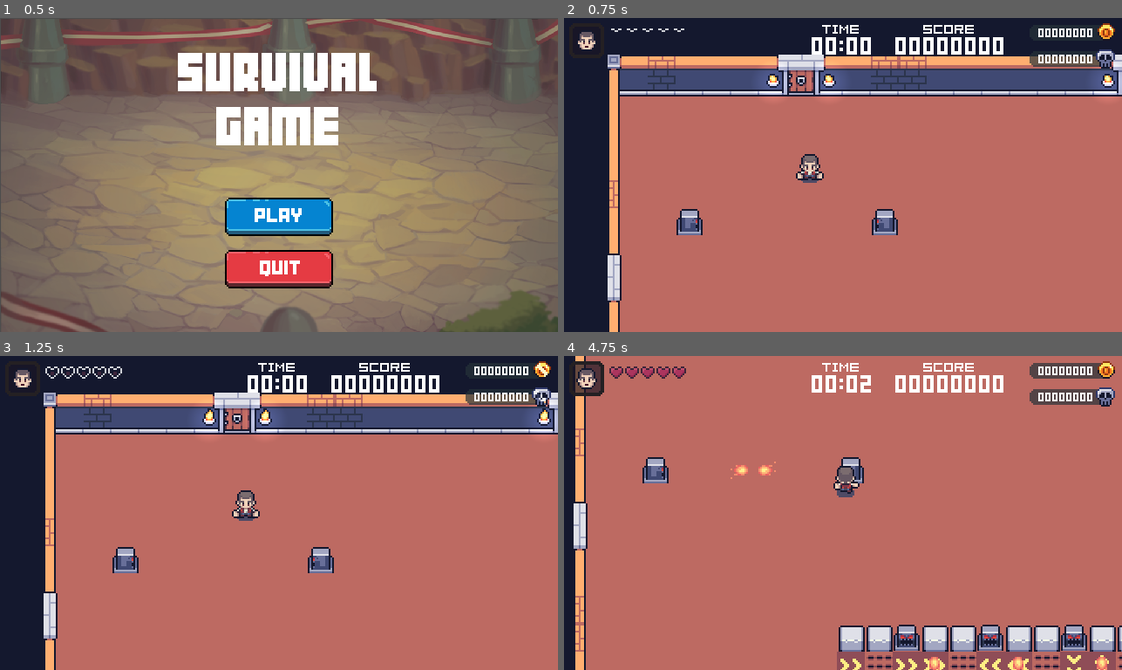
Above: before the commit, frames 1-4 (two rows, left to right).
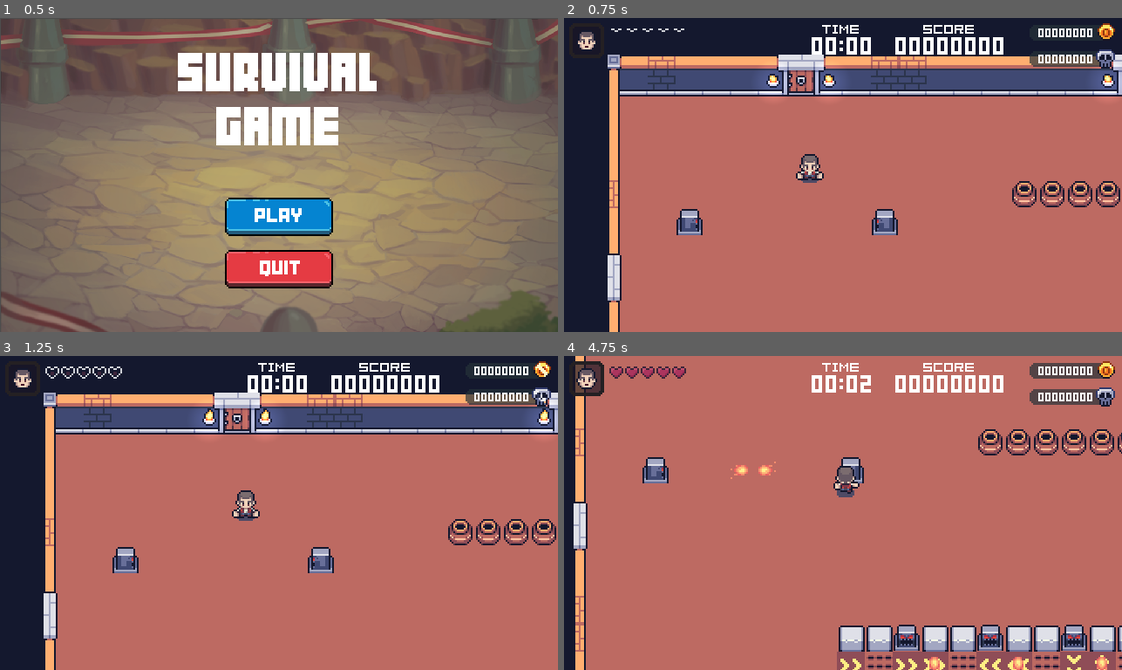
Above: after the commit, the same moments.

Repository: angelomsq/survival-godot
Game: Godot game, scene res://scenes/title_screen.tscn
Two runs of this game, one before a commit and one after it. Both use one fixed random seed, a clock stepped at 60 frames per second and the inputs below.
Inputs (mouse positions are in pixels of both pictures, inside the frame that each line leads up to):
- Up to frame 1 (0.5 s): no input
- Up to frame 2 (0.75 s): click (843, 215) at 0.5 s
- Up to frame 3 (1.25 s): no input
- Up to frame 4 (4.75 s): tap Enter (pause) at 1.25 s; hold Right (move_right) 1.28-2 s; tap Space (attack) at 1.35, 3.6 s; click (843, 588) at 2 s; hold Down (move_down) 2.78-3.53 s; tap Shift (roll) at 2.85, 4.35 s; hold Right (move_right) 3.53-4.28 s; hold Up (move_up) from 4.28 s (still down)

Frame 1 is identical in both runs. In frame 2, 1.0% of the frame differs, in the area x 80-100%, y 51-61%; in frame 3, 1.0%; in frame 4, 1.3%, in the area x 74-100%, y 23-32%.

Commit message:
create vessel and refactor Dropables

Diff:
--- a/scenes/dungeon.tscn
+++ b/scenes/dungeon.tscn
@@ -9,8 +9,9 @@
 [ext_resource type="PackedScene" uid="uid://wndec48gqjb5" path="res://scenes/misc/shooting_trap.tscn" id="4_5onwa"]
 [ext_resource type="PackedScene" uid="uid://jmjaeien3xul" path="res://scenes/misc/moving_floor.tscn" id="4_i7wyg"]
 [ext_resource type="PackedScene" uid="uid://dm3xe17t7u5od" path="res://scenes/gui/game_over_screen.tscn" id="5_bap3t"]
-
-[sub_resource type="Shader" id="Shader_5i5la"]
+[ext_resource type="PackedScene" uid="uid://cpo5j42a4m1cf" path="res://scenes/misc/vessel.tscn" id="6_is0q3"]
+
+[sub_resource type="Shader" id="Shader_e3n1a"]
 resource_local_to_scene = true
 code = "// Flashing Shader
 // Overlays/Mixes between an animated color A and color B (alpha of each controls mix amount)
@@ -255,6 +256,27 @@
 
 [node name="SpikeTrap12" parent="Map/Spikes" instance=ExtResource("3_hr8m4")]
 position = Vector2(344, 264)
+
+[node name="Vessel" parent="Map" instance=ExtResource("6_is0q3")]
+position = Vector2(264, 104)
+
+[node name="Vessel4" parent="Map" instance=ExtResource("6_is0q3")]
+position = Vector2(280, 104)
+
+[node name="Vessel5" parent="Map" instance=ExtResource("6_is0q3")]
+position = Vector2(296, 104)
+
+[node name="Vessel6" parent="Map" instance=ExtResource("6_is0q3")]
+position = Vector2(328, 104)
+
+[node name="Vessel7" parent="Map" instance=ExtResource("6_is0q3")]
+position = Vector2(360, 104)
+
+[node name="Vessel2" parent="Map" instance=ExtResource("6_is0q3")]
+position = Vector2(312, 104)
+
+[node name="Vessel3" parent="Map" instance=ExtResource("6_is0q3")]
+position = Vector2(344, 104)
 
 [node name="CameraLevel" parent="." instance=ExtResource("3_3wneb")]
 process_mode = 1
--- /dev/null
+++ b/scenes/misc/vessel.tscn
@@ -0,0 +1,66 @@
+[gd_scene load_steps=11 format=3 uid="uid://cpo5j42a4m1cf"]
+
+[ext_resource type="Texture2D" uid="uid://r4h2di36f5o2" path="res://assets/objects/Vessel.png" id="1_j0vu5"]
+[ext_resource type="Script" path="res://scripts/vessel.gd" id="1_umscj"]
+[ext_resource type="Texture2D" uid="uid://b4il41ykh2p1x" path="res://assets/fire-effects.png" id="2_bw38w"]
+[ext_resource type="Script" path="res://scripts/hurtbox.gd" id="4_1ikox"]
+
+[sub_resource type="AtlasTexture" id="AtlasTexture_3lww1"]
+atlas = ExtResource("2_bw38w")
+region = Rect2(160, 80, 16, 16)
+
+[sub_resource type="AtlasTexture" id="AtlasTexture_u7n6h"]
+atlas = ExtResource("2_bw38w")
+region = Rect2(176, 80, 16, 16)
+
+[sub_resource type="AtlasTexture" id="AtlasTexture_14vtw"]
+atlas = ExtResource("2_bw38w")
+region = Rect2(192, 80, 16, 16)
+
+[sub_resource type="SpriteFrames" id="SpriteFrames_pv0d5"]
+animations = [{
+"frames": [{
+"duration": 1.0,
+"texture": ExtResource("1_j0vu5")
+}],
+"loop": true,
+"name": &"default",
+"speed": 5.0
+}, {
+"frames": [{
+"duration": 1.0,
+"texture": SubResource("AtlasTexture_3lww1")
+}, {
+"duration": 1.0,
+"texture": SubResource("AtlasTexture_u7n6h")
+}, {
+"duration": 1.0,
+"texture": SubResource("AtlasTexture_14vtw")
+}],
+"loop": false,
+"name": &"destroy",
+"speed": 8.0
+}]
+
+[sub_resource type="CircleShape2D" id="CircleShape2D_uca2b"]
+radius = 8.0
+
+[sub_resource type="CircleShape2D" id="CircleShape2D_fadg5"]
+radius = 7.0
+
+[node name="Vessel" type="StaticBody2D"]
+script = ExtResource("1_umscj")
+
+[node name="AnimatedSprite2D" type="AnimatedSprite2D" parent="."]
+sprite_frames = SubResource("SpriteFrames_pv0d5")
+autoplay = "default"
+
+[node name="CollisionShape2D" type="CollisionShape2D" parent="."]
+shape = SubResource("CircleShape2D_uca2b")
+
+[node name="HurtBox" type="Area2D" parent="."]
+script = ExtResource("4_1ikox")
+
+[node name="CollisionShape2D" type="CollisionShape2D" parent="HurtBox"]
+shape = SubResource("CircleShape2D_fadg5")
+debug_color = Color(0.709814, 0.486249, 0, 0.42)
--- /dev/null
+++ b/scripts/dropable.gd
@@ -0,0 +1,52 @@
+class_name Dropable
+extends Object
+#Items
+const COIN = preload("res://scenes/misc/coin.tscn")
+const HEART = preload("res://scenes/misc/heart.tscn")
+const ITEMS = {
+	"coin": COIN,
+	"heart": HEART
+}
+
+var rates: Dictionary
+var owner: Node2D
+var drop_types: Array[Dictionary]
+
+func _init(_owner: Node2D, _rates = { "coin": 50, "heart": 10 }) -> void:
+	owner = _owner
+	rates = _rates
+	_set_drop_types()
+	print(drop_types)
+
+func _set_drop_types() -> void:
+	var items = ITEMS.keys()
+	var count = 0
+	for item in items:
+		if rates.has(item) and rates[item] > 0:
+			drop_types.append({
+				"name": item,
+				"drops": ITEMS[item],
+				"rate": [ count+1, count + rates[item] ]
+			})
+			count += rates[item]
+	if count < 100:
+		drop_types.append({
+			"name": "none",
+			"drops": null,
+			"rate": [count+1, 100]
+		})
+
+func _get_random_drop() -> Dictionary:
+	var random_percent = randi_range(1,100)
+	var random_type = drop_types.filter(func(item): return random_percent >= item.rate[0] and random_percent <= item.rate[1])[0]
+	return random_type
+
+func drop_item() -> void:
+	var new_drop: Item
+	var item = _get_random_drop()
+	if not item.drops:
+		return
+
+	new_drop = item.drops.instantiate()
+	owner.get_parent().add_child(new_drop)
+	new_drop.global_position = owner.global_position
--- a/scripts/enemy.gd
+++ b/scripts/enemy.gd
@@ -1,19 +1,14 @@
 class_name Enemy
 extends Character
 
-var drops := "none"
+var dropable = Dropable.new(self)
 var target: Node2D = null
 var vision_area: VisionArea
 var navigation_agent: NavigationAgent2D
 var is_smart := false
+
 const SMOKE_EFFECT = preload("res://scenes/effects/smoke_effect.tscn")
-const COIN = preload("res://scenes/misc/coin.tscn")
-const HEART = preload("res://scenes/misc/heart.tscn")
-const drop_types = [
-	{ "name": "coin", "rate": [1, 50] },
-	{ "name": "heart", "rate": [51, 60] },
-	{ "name": "none", "rate": [61, 100] },
-]
+
 func _physics_process(delta) -> void:
 	match state:
 		States.IDLE, States.WALK:
@@ -34,25 +29,12 @@
 	PlayerManager.hud.update_kills()
 	queue_free()
 	create_smoke_effect()
-	drop_item()
+	dropable.drop_item()
 
 func create_smoke_effect() -> void:
 	var smoke_effect = SMOKE_EFFECT.instantiate()
 	get_parent().add_child(smoke_effect)
 	smoke_effect.global_position = global_position
-
-func drop_item() -> void:
-	var new_drop: Item
-	match drops:
-		"coin":
-			new_drop = COIN.instantiate()
-		"heart":
-			new_drop = HEART.instantiate()
-		"none":
-			return
-
-	get_parent().add_child(new_drop)
-	new_drop.global_position = global_position
 
 func basic_follow() -> void:
 	if !target:
@@ -82,11 +64,6 @@
 	direction = to_local(navigation_agent.get_next_path_position())
 	move(direction)
 
-func _set_random_drop() -> void:
-	var random_percent = randi_range(1,100)
-	var random_type = drop_types.filter(func(item): return random_percent >= item.rate[0] and random_percent <= item.rate[1])[0]
-	drops = random_type.name
-
 func _init_body() -> void:
 	animated_sprite.material = SHADER_EFFECT.duplicate()
 	add_to_group("enemy")
@@ -94,5 +71,3 @@
 	set_wall_min_slide_angle(deg_to_rad(0.4))
 	collision_layer = 4
 	collision_mask = 1 | 2
-
-	_set_random_drop()
--- a/scripts/game_level.gd
+++ b/scripts/game_level.gd
@@ -31,8 +31,13 @@
 	spawn_timer.start()
 
 func _on_spawn_timeout() -> void:
-	var rand_amount = randi_range(1,2)
-	var rand_enemy = randi_range(0,1)
+	var enemy_types = 1
+	var enemy_qtd = 2
+	if PlayerManager.player.score > 1000:
+		enemy_types = 2
+		enemy_qtd = 4
+	var rand_amount = randi_range(1,enemy_qtd)
+	var rand_enemy = randi_range(0,enemy_types)
 	var nav_map = navigation_tilemap.get_navigation_map()
 	for i in rand_amount:
 		var new_enemy = enemies[rand_enemy].instantiate()
--- a/scripts/goblin.gd
+++ b/scripts/goblin.gd
@@ -2,9 +2,14 @@
 extends Enemy
 
 @onready var vision_shape: CollisionShape2D = $VisionArea/CollisionShape2D
+@export var item_rates: Dictionary = {
+	"coin": 80,
+	"heart": 0
+}
 
 func _ready() -> void:
 	_init_body()
+	dropable = Dropable.new(self, item_rates)
 	animation_tree = $AnimationTree
 	animation_tree.active = true
 
--- a/scripts/hurtbox.gd
+++ b/scripts/hurtbox.gd
@@ -9,7 +9,6 @@
 
 func _ready() -> void:
 	self.connect("area_entered", _on_area_entered)
-	#self.connect("area_entered", _on_floor_entered)
 
 func _on_area_entered(hitbox: HitBox) -> void:
 	print("hitbox owner: ", hitbox.owner)
@@ -25,9 +24,4 @@
 		owner.damage_shader()
 
 	if hitbox.owner.has_method("add_score"):
-		hitbox.owner.add_score(1)
-
-#func _on_floor_entered(floor: MovingFloor) -> void:
-	#print(floor)
-	#owner.position += floor.direction.normalized() * floor.speed
-	#pass
+		hitbox.owner.add_score(1) # TODO: Calculate Score based on the Hurtbox Owner
--- a/scripts/skeleton.gd
+++ b/scripts/skeleton.gd
@@ -2,9 +2,14 @@
 extends Enemy
 
 @onready var vision_shape: CollisionShape2D = $VisionArea/CollisionShape2D
+@export var item_rates: Dictionary = {
+	"coin": 20,
+	"heart": 40
+}
 
 func _ready() -> void:
 	_init_body()
+	dropable = Dropable.new(self, item_rates)
 	animation_tree = $AnimationTree
 	animation_tree.active = true
 
@@ -16,7 +21,7 @@
 	#var range_end = 5+(level-1)*2
 	#health = randi_range(range_start, range_end)
 
-	vision_shape.shape.radius =  80 * level
+	vision_shape.shape.radius =  180 * level
 	is_smart = true
 
 
--- /dev/null
+++ b/scripts/vessel.gd
@@ -0,0 +1,27 @@
+class_name Vessel
+extends StaticBody2D
+@onready var anim_sprite: AnimatedSprite2D = $AnimatedSprite2D
+
+var health := 1
+@export var item_rates: Dictionary = {
+	"coin": 30,
+	"heart": 5
+}
+var dropable = Dropable.new(self, item_rates)
+
+func _ready() -> void:
+	add_to_group("enemy")
+
+func _process(delta: float) -> void:
+	pass
+
+func take_damage(amount: int) -> void:
+	health -= amount
+	if health <= 0:
+		_destroy()
+
+func _destroy() -> void:
+	anim_sprite.play("destroy")
+	await anim_sprite.animation_finished
+	queue_free()
+	dropable.drop_item()
--- a/scripts/zombie.gd
+++ b/scripts/zombie.gd
@@ -2,9 +2,13 @@
 extends Enemy
 
 @onready var vision_shape: CollisionShape2D = $VisionArea/CollisionShape2D
-
+@export var item_rates: Dictionary = {
+	"coin": 20,
+	"heart": 20
+}
 func _ready() -> void:
 	_init_body()
+	dropable = Dropable.new(self, item_rates)
 	animation_tree = $AnimationTree
 	animation_tree.active = true
 
Not shown: 3 places in scenes/dungeon.tscn that only renumber resources
Not shown, changed: builds/web/index.html
Not shown, changed: builds/web/index.pck
